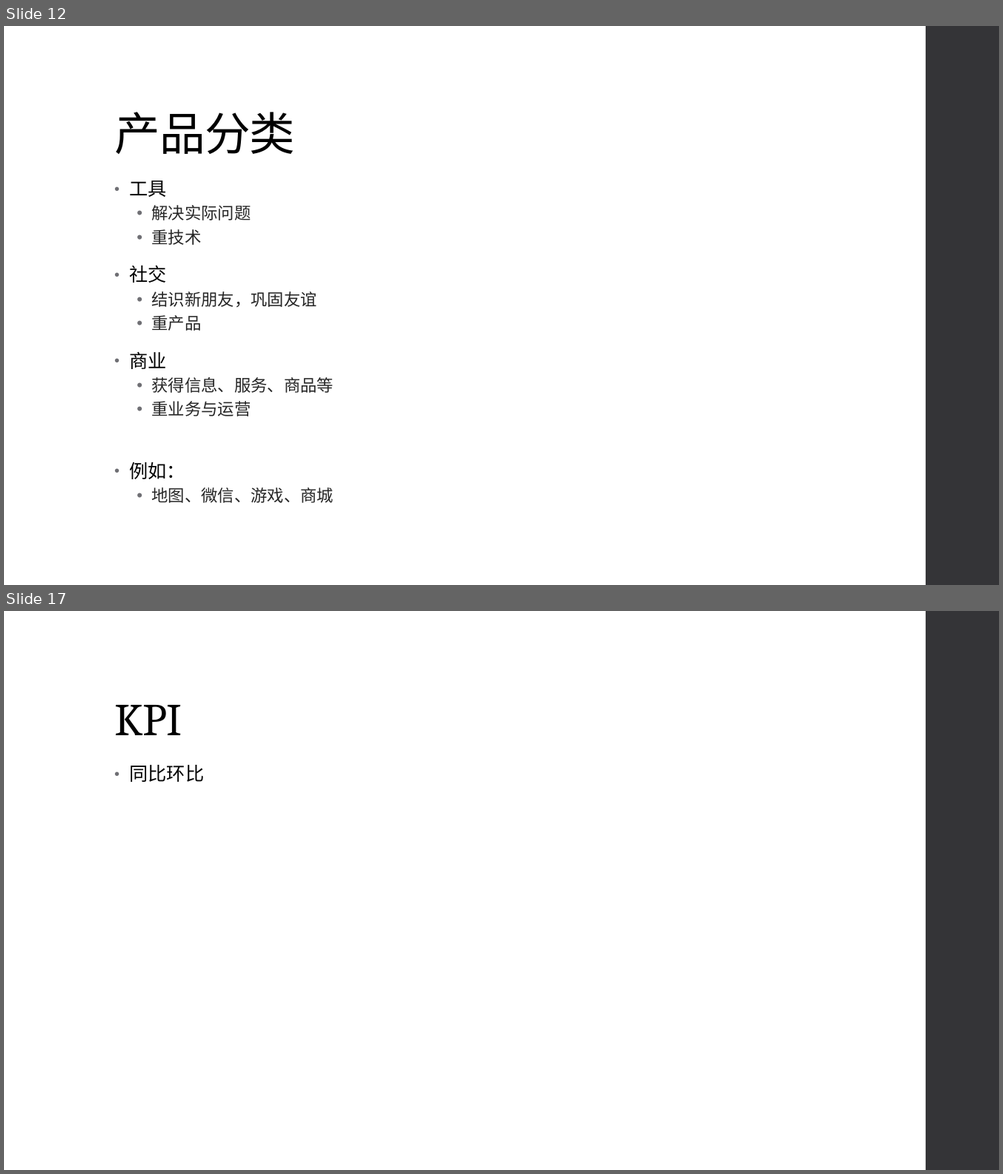
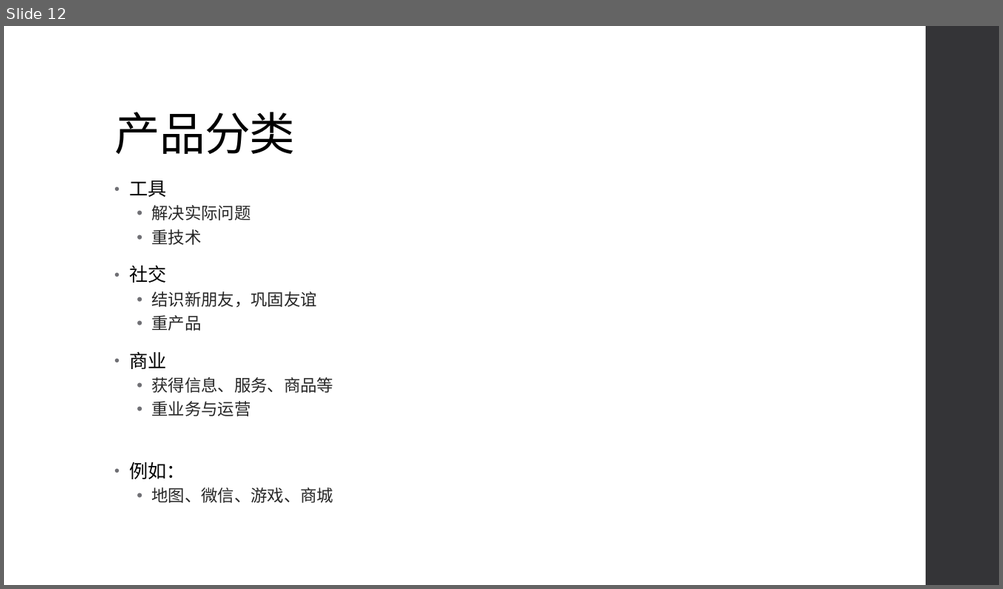
Before and after one commit to LeeRenbo/learn-xmind, a slide deck: 互联网思维落地.pptx. Shown one above the other, each under a label of ours: slides 12 and 17 before the commit, slide 12 after it; the slides between them are not shown. The pictures are 1003x1174 and 1003x589 pixels, drawn with LibreOffice and Linux fonts; fonts in the diff are those of the drawing. Boxes give left, top, right and bottom in pixels: in the first picture for what was removed or moved away, otherwise in the second. Text is boxed around its words. In the diff, an @@ line names an element or a change of style, - is before the commit and + after.

```diff
--- a/互联网思维落地.pptx
+++ b/互联网思维落地.pptx
@@ slide 17 removed at (4, 611, 999, 1170), background #FFFFFF; not listed: 1 template element that a slide beside it also shows @@
@@ title removed at (114, 705, 182, 735) @@
-KPI
@@ text removed at (129, 765, 204, 782) @@
-• 同比环比
```
Also in this commit, not shown: 6 slides changed, 5 slides added, 2 other slides removed.
